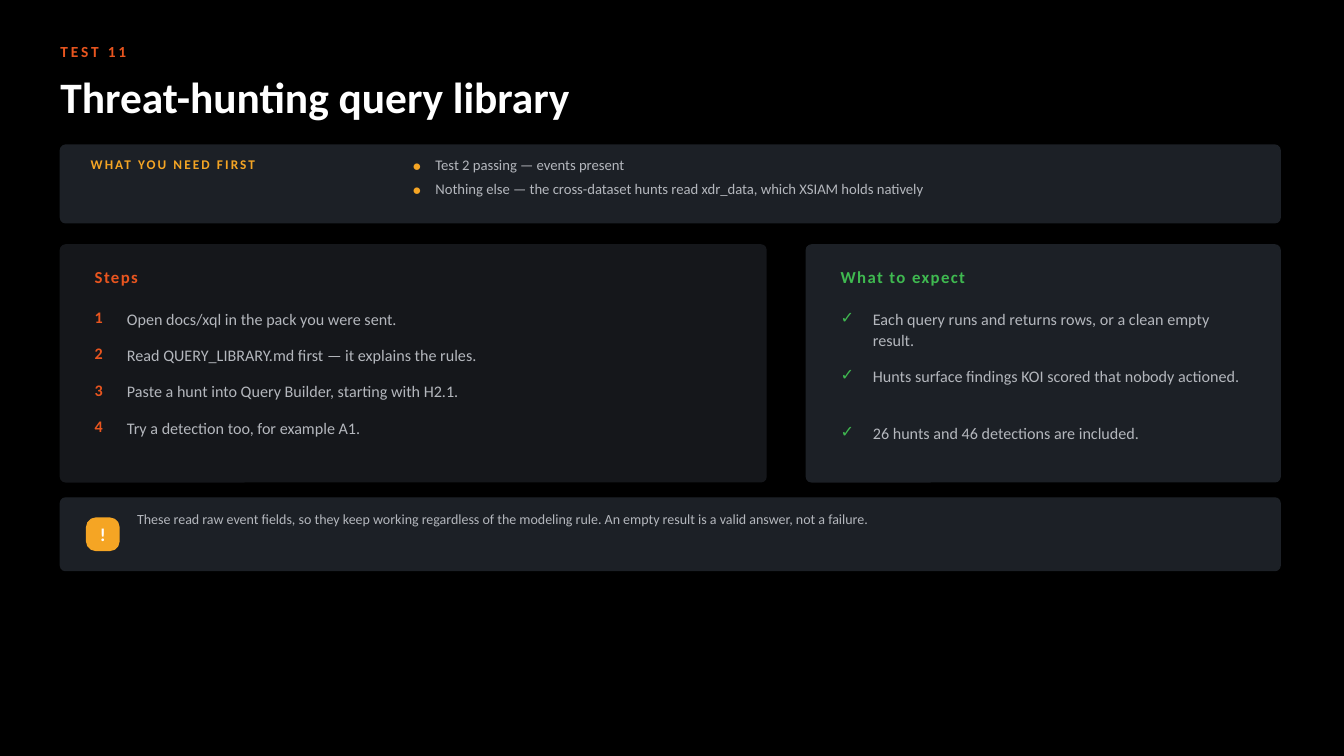
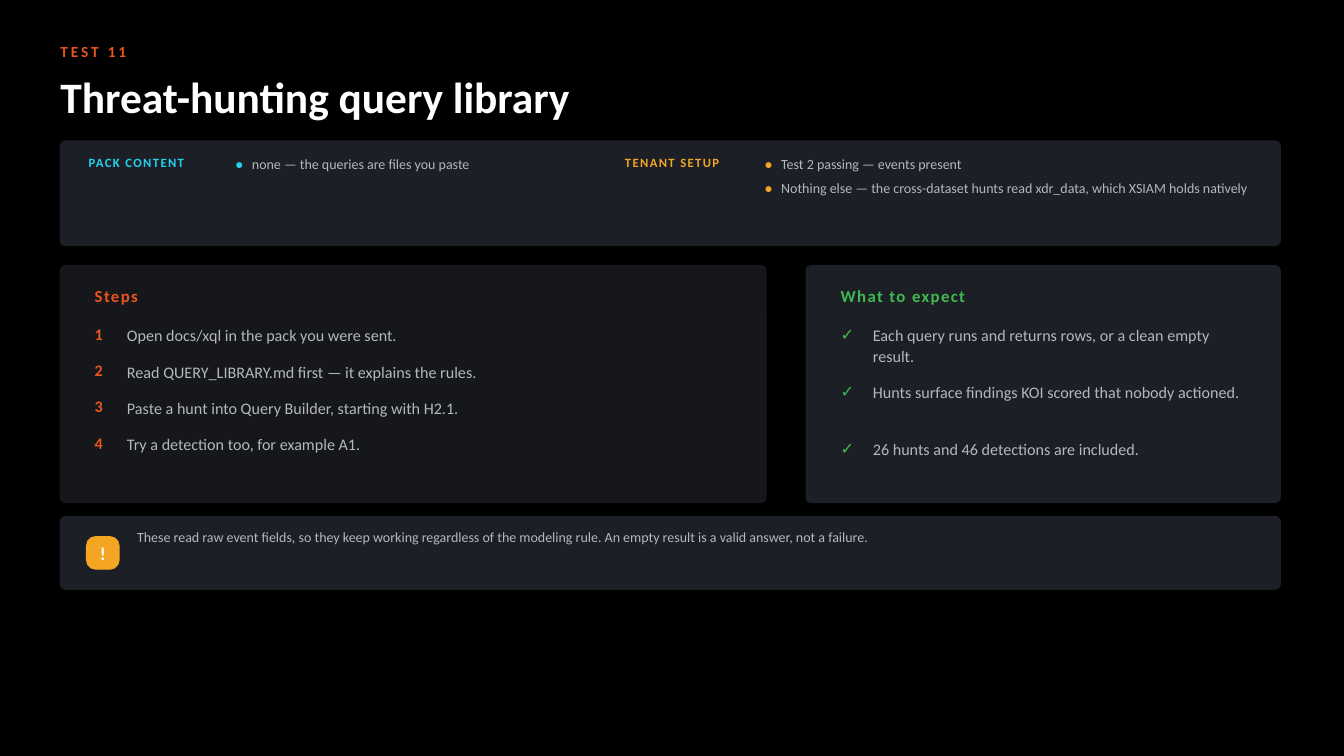
Before and after one commit to ayman-m/koi-xsiam-pack, a slide deck: slide 17 of docs/KOI_Content_Pack_Test_Guide.pptx. Drawn at 1344x756 pixels with LibreOffice and Linux fonts; fonts in the diff are those of the drawing. Boxes give left, top, right and bottom in pixels: in the first picture for what was removed or moved away, otherwise in the second. Text is boxed around its words. In the diff, an @@ line names an element or a change of style, - is before the commit and + after.

```diff
--- a/docs/KOI_Content_Pack_Test_Guide.pptx
+++ b/docs/KOI_Content_Pack_Test_Guide.pptx
@@ rounded rectangle: place and size @@
-rounded rectangle at <box>60,145,1280,223</box>
+rounded rectangle at <box>60,141,1280,245</box>
@@ rounded rectangle at <box>60,141,1280,245</box>: proportions changed @@
@@ text at <box>89,155,250,177</box>: text changed; size 9.5 to 9 pt; text colour #F5A524 to #22D3EE @@
-WHAT YOU NEED FIRST
+PACK CONTENT
@@ text "•": place and size @@
-text "•" at <box>413,156,430,178</box>
+text "•" at <box>236,155,250,177</box>
@@ text "•" at <box>236,155,250,177</box>: size 11 to 10 pt, text colour #F5A524 to #22D3EE @@
@@ text added at <box>252,159,470,171</box>, 10 pt, text #B4B7BD @@
+none — the queries are files you paste
@@ text added at <box>625,158,719,167</box>, 9 pt, text #F5A524, bold @@
+TENANT SETUP
@@ text "•": place and size @@
-text "•" at <box>413,179,430,202</box>
+text "•" at <box>765,155,779,177</box>
@@ text "•" at <box>765,155,779,177</box>: size 11 to 10 pt @@
@@ text added at <box>765,179,779,202</box>, 10 pt, text #F5A524, bold @@
+•
@@ text "Test 2 passing — events ...": place and size @@
-text "Test 2 passing — events ..." at <box>435,160,624,173</box>
+text "Test 2 passing — events ..." at <box>781,159,961,172</box>
@@ text "Test 2 passing — events ..." at <box>781,159,961,172</box>: size 10.5 to 10 pt; line spacing 1 to 12pt @@
@@ text "Nothing else — the cross-dataset ..." at <box>781,183,1247,196</box>: size 10.5 to 10 pt; line spacing 1 to 12pt @@
@@ text "Nothing else — the cross-dataset ...": place and size @@
-text "Nothing else — the cross-dataset ..." at <box>435,184,923,197</box>
+text "Nothing else — the cross-dataset ..." at <box>781,183,1247,196</box>
@@ 4 texts, 4 rounded rectangles: place and size @@
-4 texts, 4 rounded rectangles at <box>60,245,1280,571</box>
+4 texts, 4 rounded rectangles at <box>60,265,1280,589</box>
@@ 14 texts: place and size @@
-14 texts at <box>95,308,1239,450</box>
+14 texts at <box>95,324,1239,466</box>
```
Also in this commit, not shown: 11 other slides changed, 8 other files.
